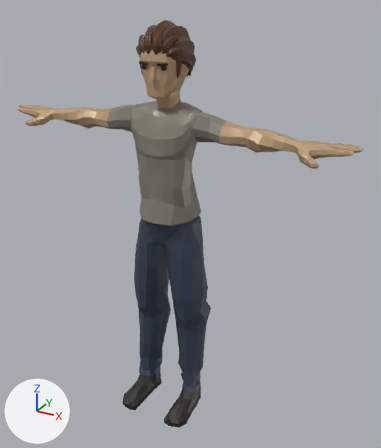
An edit to the glTF model public/cpx/models/candidates/cand2_quaternius_man_167.glb, drawn before and after from the same camera.
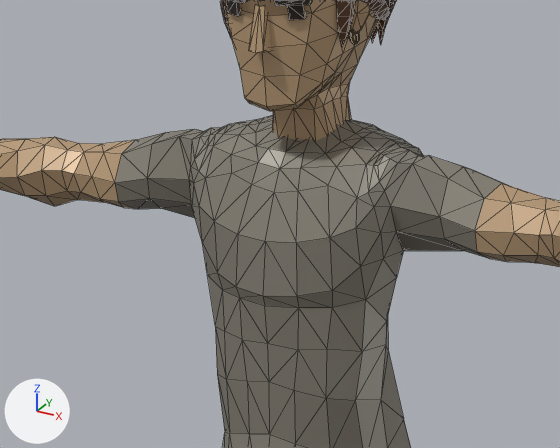
There are two pictures of each version: one whole from a 50 mm camera at (1.073, -1.811, 1.789) aimed at (0.087, -0.019, 0.893), one close up on the part from 19% to 64% of the width and 14% to 45% of the height. The lights are fixed; the arrows at lower left show +X, +Y and +Z. The older version's two pictures come first. The close-ups show mesh edges as thin lines. Where no turn or scale is listed for an object, it has been applied to the vertices. Vertices at exactly the same position are counted once.

In view in the first close-up: 'Beach_Body', 'Beach_Head'.
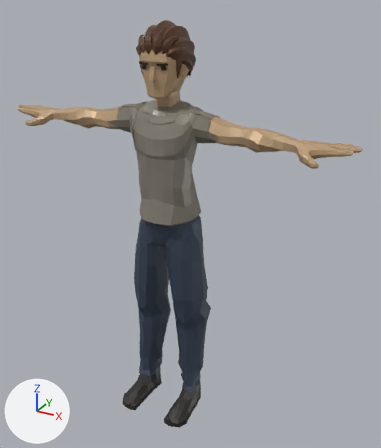
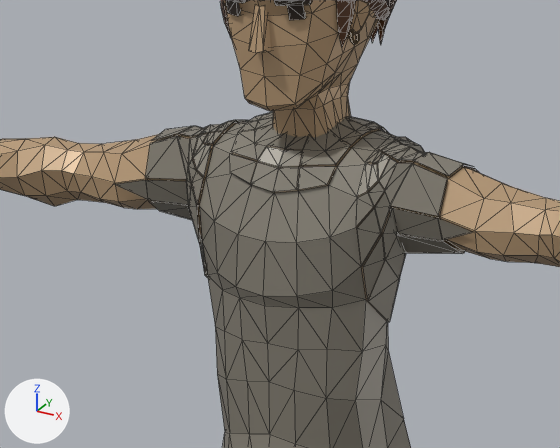
Location of each change, [x1, y1, x2, y2] in pixels of the close-ups (560 x 448 px):
'Beach_Body', reshaped: before [0, 115, 560, 448]; after [0, 112, 560, 448]
part 1 of me_beach_body, added: after [114, 112, 480, 322]
part 2 of me_beach_body, recoloured: [115, 117, 504, 321] in both

What changed in the scene script:
```text
Change me_beach_body:
    used by ob_beach_body; location = (0.0, 0.0, 0.0)
    remove me_beach_body.from_pydata(...)  # 1391 vertices, 2778 faces; spans x -0.76..0.76, y -0.18..0.06, z 0.93..1.4
    add me_beach_body.from_pydata(...)  # 2129 vertices, 3144 faces; spans x -0.76..0.76, y -0.18..0.06, z 0.93..1.41
    me_beach_body part 1: 738 vertices added at x -0.25..0.25, y -0.13..0.03, z 1.17..1.41
    me_beach_body part 2: 392 faces spanning x -0.26..0.26, y -0.13..0.03, z 1.17..1.4 switch from mat_shirt (grey #878276) to mat_skin (beige #bb9c79)
```
